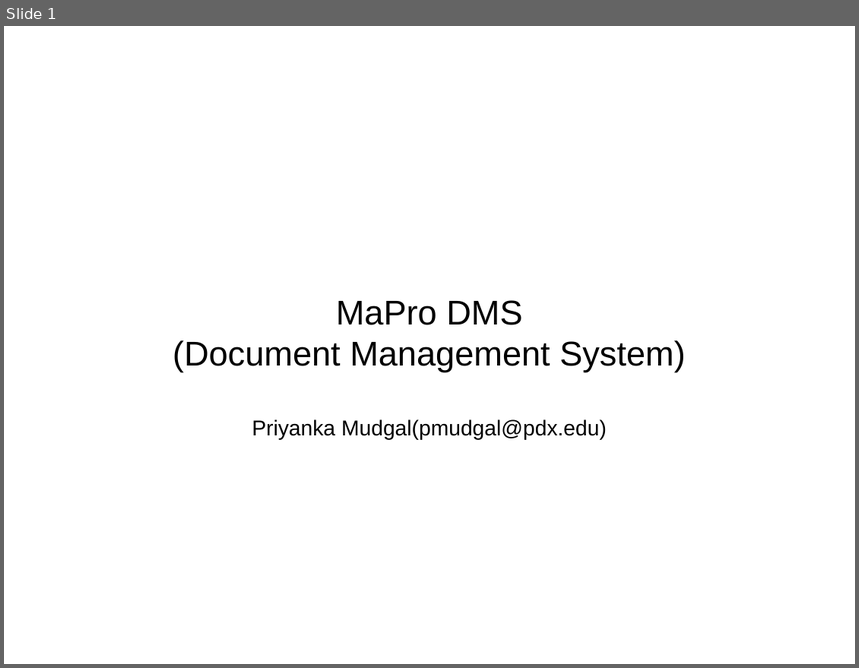
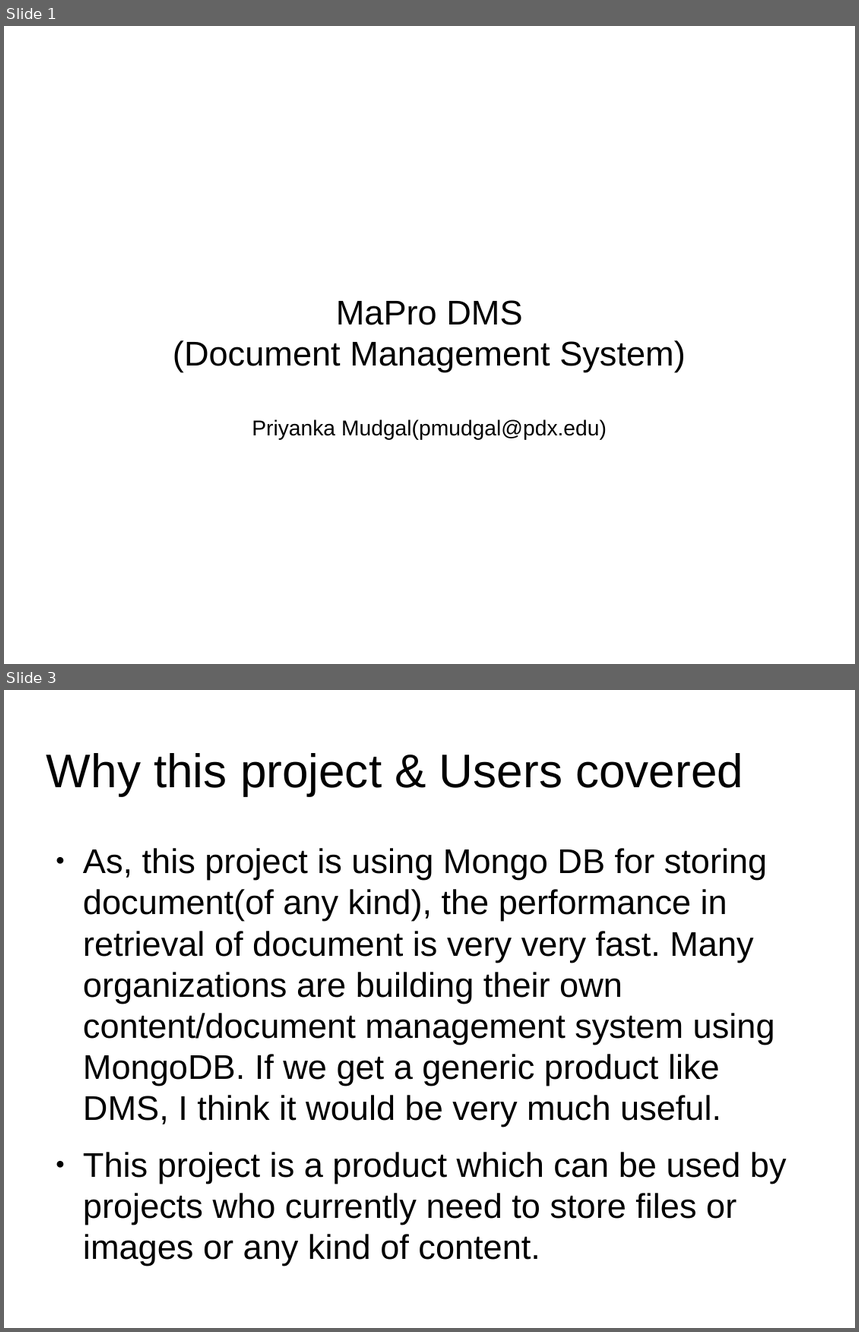
Before and after one commit to prmudgal/documentManagement, a slide deck: MaProDMS_Presentation.odp. Shown one above the other, each under a label of ours: slide 1 before the commit, slides 1 and 3 after it; the slides between them are not shown. The pictures are 859x668 and 859x1332 pixels, drawn with LibreOffice and Linux fonts; fonts in the diff are those of the drawing. Boxes give left, top, right and bottom in pixels: in the first picture for what was removed or moved away, otherwise in the second. Text is boxed around its words. In the diff, an @@ line names an element or a change of style, - is before the commit and + after.

```diff
--- a/MaProDMS_Presentation.odp
+++ b/MaProDMS_Presentation.odp
@@ slide 3 added at <box>4,690,855,1328</box>, background #FFFFFF @@
@@ title added at <box>47,753,743,796</box>, 44 pt, text #000000 @@
+Why this project & Users covered
@@ text added at <box>83,848,787,1266</box>, 32 pt, text #000000 @@
+● As, this project is using Mongo DB for storing document(of any kind), the performance in retrieval of document is very very fast. Many organizations are building their own content/document management system using MongoDB. If we get a generic product like DMS, I think it would be very much useful.
+● This project is a product which can be used by projects who currently need to store files or images or any kind of content.
```
Also in this commit, not shown: 12 slides changed, 1 other slide added.
